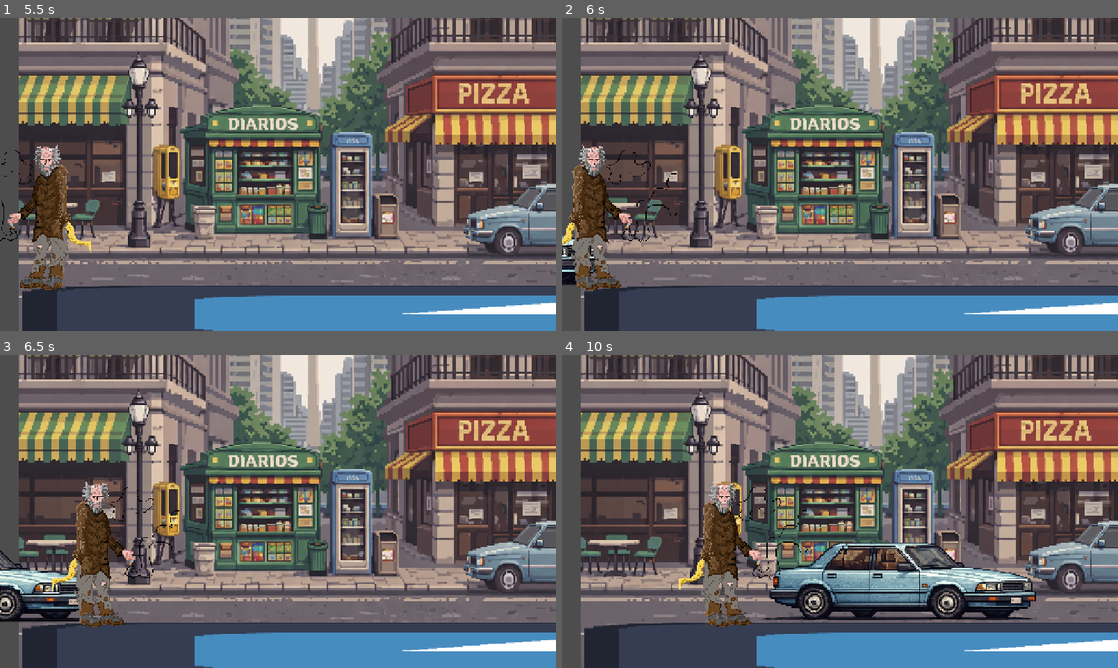
Above: before the commit, frames 1-4 (two rows, left to right).
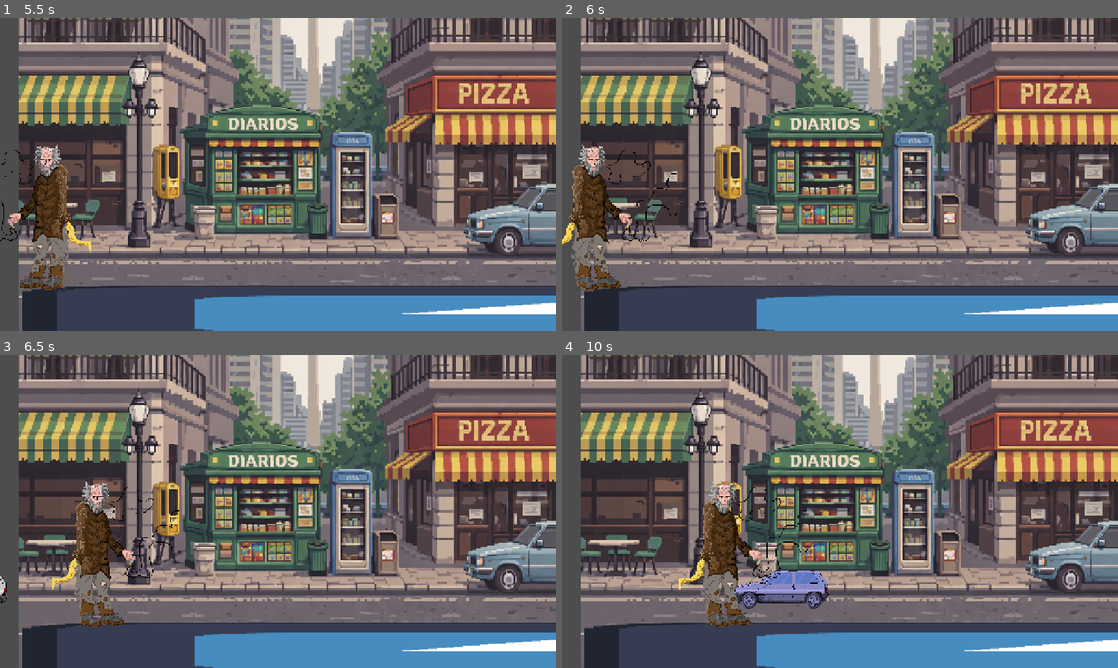
Above: after the commit, the same moments.

Repository: FrancisCuarto/GGJ_PJCT_Godot_Repository
Game: Godot game, scene res://main.tscn
Same seed, same stepped clock (60 frames per second), same inputs: the game is played once before the commit and once after it. The engine's default icon, where the game draws it, is replaced by a stand-in: a white triangle on a blue panel in a dark square.
Inputs:
- Up to frame 1 (5.5 s): hold D (right) 0.53-1.28 s; tap E (interactuar) every 0.75 s from 0.6 to 5.1 s; hold Left (left) 1.28-2.03 s; hold D (right) 2.03-3.53 s; hold Left (left) from 3.53 s (still down)
- Up to frame 2 (6 s): release Left (left) at 5.78 s; hold D (right) from 5.78 s (still down); tap E (interactuar) at 5.85 s
- Up to frame 3 (6.5 s): keep holding D (right)
- Up to frame 4 (10 s): tap E (interactuar) every 0.75 s from 6.6 to 9.6 s; release D (right) at 8.03 s; hold Left (left) 8.03-9.53 s; hold D (right) from 9.53 s (still down)

Frame 1 is identical in both runs. In frame 2, 0.3% of the frame differs, in the area x 0-7%, y 69-86%; in frame 3, 2.0%; in frame 4, 9.1%, in the area x 31-86%, y 60-85%.

Commit message:
Add texture import settings for test_car_texture1.png
- Created a new import configuration for the texture file located at 'assets/cars textures/test_car_texture1.png'.
- Configured compression settings and metadata for optimal texture handling in the project.

Diff:
--- a/proyecto-ggj/assets/cars/auto.gd
+++ b/proyecto-ggj/assets/cars/auto.gd
@@ -106,9 +106,19 @@
 func irse():
 	estado = Estado.YENDOSE
 
-	if slot_actual:
-		slot_actual.auto_actual = null
-		slot_actual = null
+	# Remove from queue manager if exists
+	if queue_manager:
+		queue_manager.remover_auto(self)
+
+	# Free the slot properly using the queue manager
+	if queue_manager and slot_actual:
+		queue_manager.liberar_slot(self)
+
+	slot_actual = null
+
+	# Move off-screen to be removed later
+	target_position = global_position + Vector2(2000, 0)
+	current_speed = speed_normal
 
 	# después camina y se borra fuera de pantalla
 
@@ -209,25 +219,26 @@
 func _on_interaction_area_body_entered(body):
 	if body.is_in_group("Player"):
 		jugador_cerca = true
-	if body.is_in_group("Player") and estado == Estado.ESPERANDO:
-		label_interactuar.visible = true
-	print("entro")
+		player = body
+		if estado == Estado.ESPERANDO:
+			label_interactuar.visible = true
+			print("Player entered interaction area")
 
 
 func _on_interaction_area_body_exited(body):
 	if body.is_in_group("Player"):
 		jugador_cerca = false
-	if body.is_in_group("Player"):
+		player = null
 		label_interactuar.visible = false
-	print("salio")
+		print("Player exited interaction area")
 
 func interactuar():
 	if estado != Estado.ESPERANDO:
 		return
 
-	#set_service(true) # frena +  paciencia
-
-	"""match tarea:
+	set_service(true) # frena +  paciencia
+
+	match tarea:
 		Tarea.LIMPIAR:
 			iniciar_limpieza()
 		Tarea.ESTACIONAR:
@@ -235,4 +246,43 @@
 		Tarea.PAGAR:
 			iniciar_pago()
 		Tarea.NADA:
-			irse_enojado()"""
+			irse_enojado()
+
+func set_service(in_servicio: bool):
+	if in_servicio:
+		# Stop the car and start service
+		estado = Estado.LIMPIANDO
+		current_speed = 0
+		velocity = Vector2.ZERO
+		# Change appearance to indicate service state
+		$Sprite2D.modulate = Color(0.7, 0.7, 1.0)  # Light blue tint
+		label_interactuar.text = "Servicio..."
+		print("Car is now in service mode - being cleaned")
+	else:
+		# Resume normal operation
+		estado = Estado.ESPERANDO
+		current_speed = speed_lenta
+		# Restore normal appearance
+		$Sprite2D.modulate = Color.WHITE
+		label_interactuar.text = "Presioná E"
+
+func iniciar_limpieza():
+	print("Starting cleaning service for car")
+	label_interactuar.text = "Limpiando..."
+	# For now, just complete the cleaning task and make the car leave
+	await get_tree().create_timer(2.0).timeout  # Simulate cleaning time
+	irse()
+
+func iniciar_estacionamiento():
+	print("Starting parking service for car")
+	label_interactuar.text = "Estacionando..."
+	# For now, just complete the parking task and make the car leave
+	await get_tree().create_timer(2.0).timeout  # Simulate parking time
+	irse()
+
+func iniciar_pago():
+	print("Starting payment service for car")
+	label_interactuar.text = "Pagando..."
+	# For now, just complete the payment task and make the car leave
+	await get_tree().create_timer(2.0).timeout  # Simulate payment time
+	irse()
Binary file changed: proyecto-ggj/assets/cars textures/test_car_texture.png
Binary file added: proyecto-ggj/assets/cars textures/test_car_texture1.png
Not shown, added: proyecto-ggj/assets/cars textures/test_car_texture1.png.import
